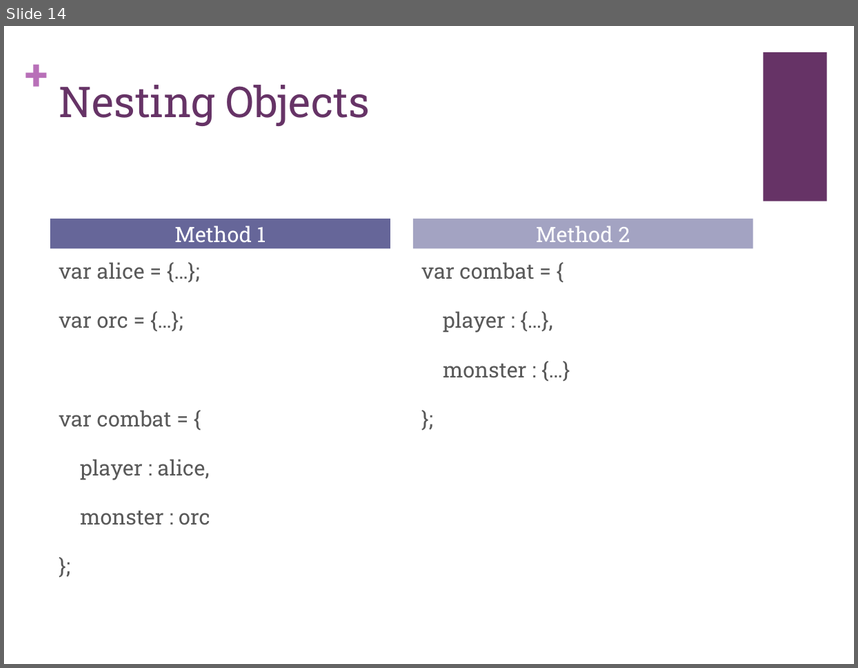
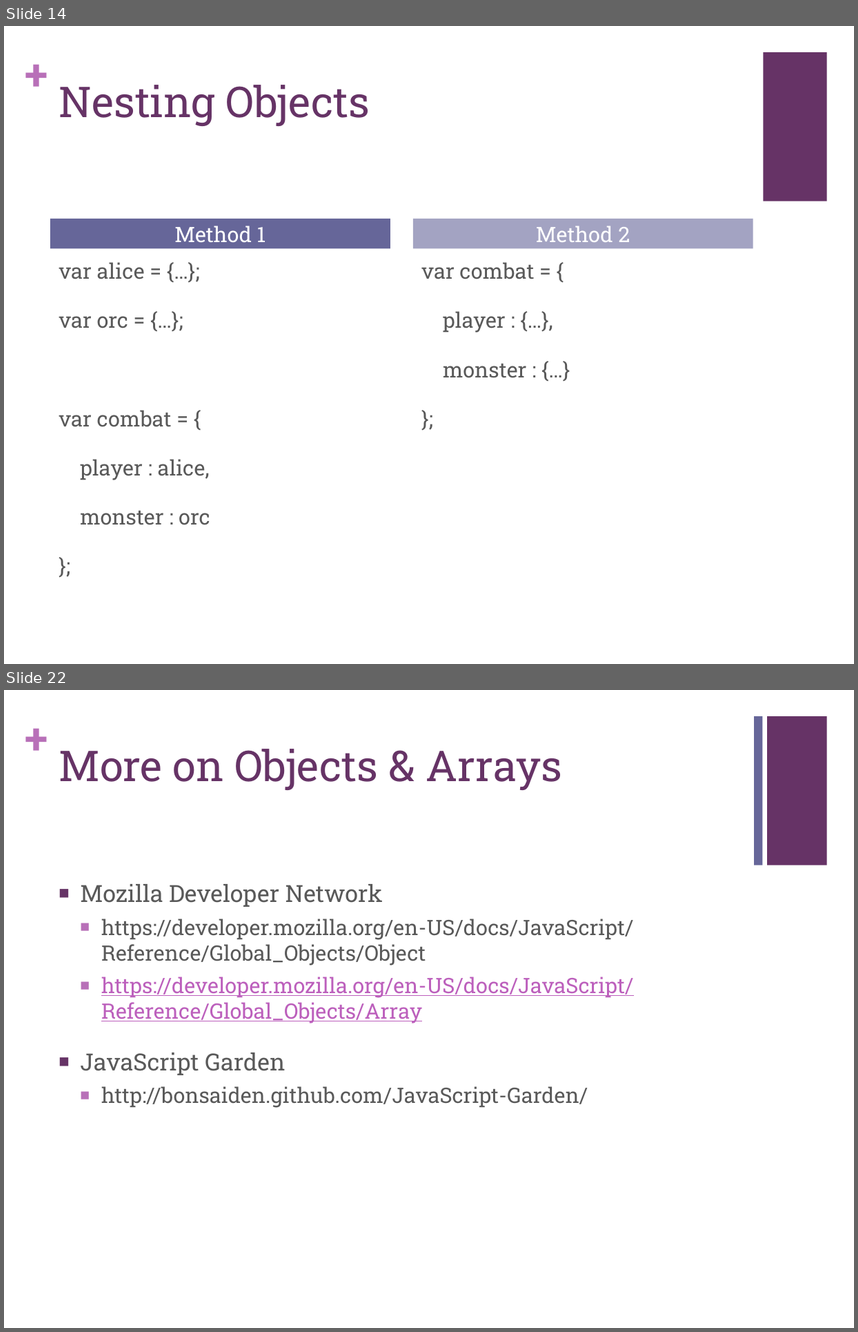
Before and after one commit to guyroyse/javascript-class, a slide deck: javascript/objects/JavaScript Objects.pptx. Shown one above the other, each under a label of ours: slide 14 before the commit, slides 14 and 22 after it; the slides between them are not shown. The pictures are 858x668 and 858x1332 pixels, drawn with LibreOffice and Linux fonts; fonts in the diff are those of the drawing. Boxes give left, top, right and bottom in pixels: in the first picture for what was removed or moved away, otherwise in the second. Text is boxed around its words. In the diff, an @@ line names an element or a change of style, - is before the commit and + after.

Commit message:
Updated presentation for arrays

```diff
--- a/javascript/objects/JavaScript Objects.pptx
+++ b/javascript/objects/JavaScript Objects.pptx
@@ slide 22 added at [4,690,854,1328], background #FFFFFF; not listed: 1 template element that a slide beside it also shows @@
@@ rectangle added at [754,716,762,865], fill #666699 @@
@@ rectangle added at [767,716,827,865], fill #663366 @@
@@ title added at [59,749,562,790], 36 pt, text #663366 @@
+More on Objects & Arrays
@@ text added at [80,884,633,1107], 18 pt, text #595959 @@
+■ Mozilla Developer Network
+  ■ https://developer.mozilla.org/en-US/docs/JavaScript/Reference/Global_Objects/Object
+  ■ https://developer.mozilla.org/en-US/docs/JavaScript/Reference/Global_Objects/Array
+■ JavaScript Garden
+  ■ http://bonsaiden.github.com/JavaScript-Garden/
```
Also in this commit, not shown: 1 slide changed, 7 other slides added.
